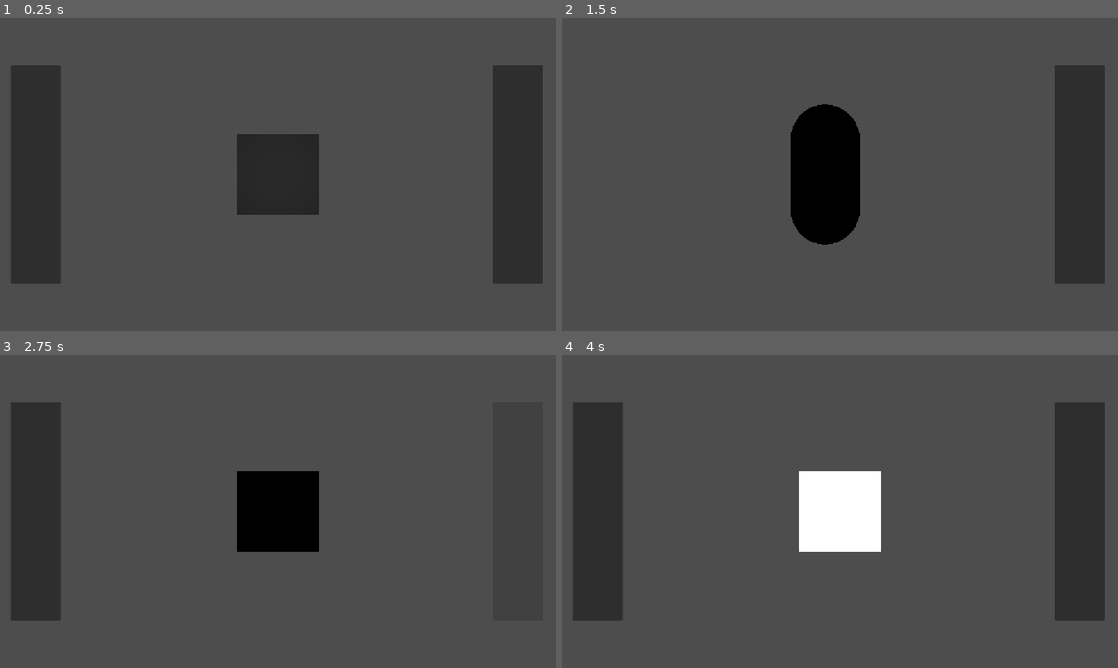
Above: before the commit, frames 1-4 (two rows, left to right).
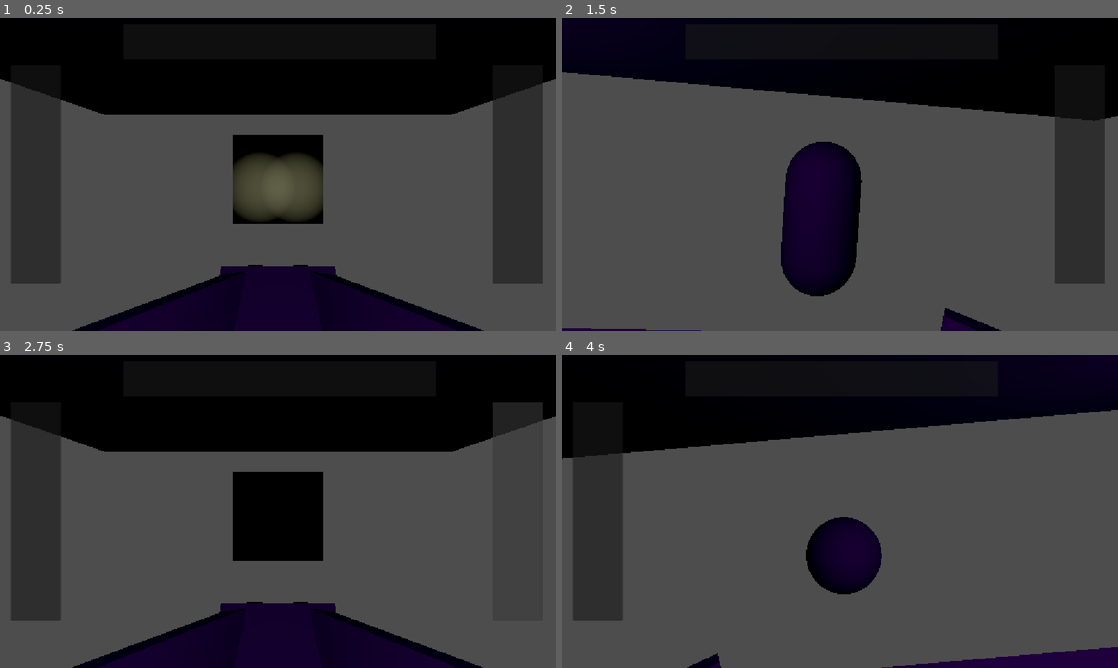
Above: after the commit, the same moments.

Repository: T3RRAT/Tether
Game: Godot game, scene res://Scenes/game.tscn
Same seed, same stepped clock (60 frames per second), same inputs: the game is played once before the commit and once after it. Sound files missing from this copy of the repository are replaced by a short silence.
Inputs (mouse positions are in pixels of both pictures, inside the frame that each line leads up to):
- Up to frame 1 (0.25 s): no input
- Up to frame 2 (1.5 s): click (840, 43) at 0.52 s; click (595, 174) at 1.25 s
- Up to frame 3 (2.75 s): click (517, 511) at 2 s
- Up to frame 4 (4 s): tap Enter (ui_accept) at 2.75, 3.02, 3.32, 3.77, 3.8 s; move the mouse to (962, 495) at 2.77 s; hold D (Go Right, bound only after the commit) 2.78-3.53 s; hold \ (Check) 2.78-3.53 s; click (962, 495) at 2.92 s; tap W (Flip Computer, bound only after the commit) at 3.05, 3.6 s; move the mouse to (728, 527) at 3.52 s; hold S (Go Backwards, bound only after the commit) from 3.53 s (still down); click (728, 527) at 3.67 s

The runs differ from the first frame. In frame 1, 41% of the frame differs, in the area x 0-100%, y 0-100%; in frame 2, 33%; in frame 3, 39%; in frame 4, 38%.

Commit message:
Power System Groundwork
Polished camera a bit, added input events, backwards camera. temp lights and ship. groundwork for power system

Diff:
--- a/Scenes/game.tscn
+++ b/Scenes/game.tscn
@@ -2,31 +2,97 @@
 
 [ext_resource type="Script" uid="uid://c0ai2ccmfn65p" path="res://Scripts/game.gd" id="1_ebmjs"]
 [ext_resource type="AudioStream" uid="uid://3j7r724r0f5" path="res://flash-beacon.mp3" id="2_qxrlw"]
+[ext_resource type="Script" uid="uid://b56q2vd6u7y1w" path="res://Scripts/ideas.gd" id="2_wrm1d"]
 
 [sub_resource type="CapsuleMesh" id="CapsuleMesh_g4v7s"]
+rings = 6
 
 [sub_resource type="BoxMesh" id="BoxMesh_g4v7s"]
+size = Vector3(10, 10, 10)
 
 [sub_resource type="SphereMesh" id="SphereMesh_g4v7s"]
 
 [sub_resource type="PrismMesh" id="PrismMesh_g4v7s"]
+size = Vector3(0.275, 0.275, 20)
+
+[sub_resource type="Environment" id="Environment_g4v7s"]
+background_mode = 2
+background_energy_multiplier = 0.0
+fog_light_energy = 0.01
+fog_density = 0.0
+fog_height_density = 0.5
+volumetric_fog_density = 0.5
+volumetric_fog_emission_energy = 0.1
+volumetric_fog_length = 10.0
+adjustment_enabled = true
+
+[sub_resource type="CapsuleMesh" id="CapsuleMesh_qxrlw"]
+radius = 1.0
+height = 4.0
+
+[sub_resource type="BoxMesh" id="BoxMesh_57qmd"]
+size = Vector3(2, 0.179, 2.973)
+
+[sub_resource type="BoxMesh" id="BoxMesh_yf5fn"]
+size = Vector3(1, 0.25878906, 0.8154297)
+
+[sub_resource type="BoxMesh" id="BoxMesh_d0u6y"]
+size = Vector3(2, 0.137, 3.904)
+
+[sub_resource type="BoxMesh" id="BoxMesh_qxrlw"]
+size = Vector3(2, 3.414, 0.109)
+
+[sub_resource type="BoxMesh" id="BoxMesh_3gngh"]
+size = Vector3(0.16796875, 1, 2.4892578)
+
+[sub_resource type="BoxMesh" id="BoxMesh_fcnqv"]
+size = Vector3(0.168, 1, 1.763)
 
 [node name="Game" type="Node3D" unique_id=314259388]
 script = ExtResource("1_ebmjs")
 
-[node name="Capsule" type="MeshInstance3D" parent="." unique_id=479209511]
+[node name="Player Timers" type="Node" parent="." unique_id=1981865248]
+
+[node name="Cam Move Timer" type="Timer" parent="Player Timers" unique_id=252281486]
+unique_name_in_owner = true
+wait_time = 0.3
+
+[node name="Power Timer" type="Timer" parent="Player Timers" unique_id=1243482138]
+unique_name_in_owner = true
+
+[node name="Node3D" type="Node3D" parent="." unique_id=212646375]
+script = ExtResource("2_wrm1d")
+
+[node name="Capsule" type="MeshInstance3D" parent="Node3D" unique_id=479209511]
 transform = Transform3D(1, 0, 0, 0, 1, 0, 0, 0, 1, -3, 0, 0)
 mesh = SubResource("CapsuleMesh_g4v7s")
 
-[node name="Cube" type="MeshInstance3D" parent="." unique_id=1666532331]
-transform = Transform3D(1, 0, 0, 0, 1, 0, 0, 0, 1, 0, 0, -3)
+[node name="Cube" type="MeshInstance3D" parent="Node3D" unique_id=1666532331]
+transform = Transform3D(1, 0, 0, 0, 1, 0, 0, 0, 1, 0, 0, -30)
 mesh = SubResource("BoxMesh_g4v7s")
 
-[node name="Sphere" type="MeshInstance3D" parent="." unique_id=317362868]
+[node name="Sphere" type="MeshInstance3D" parent="Node3D" unique_id=317362868]
 transform = Transform3D(1, 0, 0, 0, 1, 0, 0, 0, 1, 3, 0, 0)
 mesh = SubResource("SphereMesh_g4v7s")
 
+[node name="Prism" type="MeshInstance3D" parent="Node3D" unique_id=451739118]
+transform = Transform3D(1, 0, 0, 0, 1, 0, 0, 0, 1, 0, 0, 11.976712)
+mesh = SubResource("PrismMesh_g4v7s")
+
+[node name="Player" type="MeshInstance3D" parent="." unique_id=1867483037]
+mesh = SubResource("CapsuleMesh_g4v7s")
+
+[node name="Flash Sound" type="AudioStreamPlayer3D" parent="Player" unique_id=826372398]
+transform = Transform3D(1, 0, 0, 0, 1, 0, 0, 0, 1, 0, -0.6191205, -2.337995)
+stream = ExtResource("2_qxrlw")
+
+[node name="AudioListener3D" type="AudioListener3D" parent="Player" unique_id=1179562327]
+current = true
+
 [node name="Player Camera" type="Camera3D" parent="." unique_id=952425825]
+transform = Transform3D(1, 0, 0, 0, 1, 0, 0, 0, 1, 0, 0.5785307, 0)
+current = true
+fov = 70.0
 
 [node name="2D Overlay" type="Node2D" parent="." unique_id=1101883087]
 
@@ -51,29 +117,89 @@
 scale = Vector2(0.7, 0.7)
 pivot_offset = Vector2(74, 324)
 
-[node name="Player" type="MeshInstance3D" parent="." unique_id=1867483037]
-mesh = SubResource("CapsuleMesh_g4v7s")
-
-[node name="Flash Sound" type="AudioStreamPlayer3D" parent="Player" unique_id=826372398]
-stream = ExtResource("2_qxrlw")
-
-[node name="Cam Move Timer" type="Timer" parent="." unique_id=252281486]
-wait_time = 0.3
-
-[node name="FlashLight" type="SpotLight3D" parent="." unique_id=1914040452]
-unique_name_in_owner = true
+[node name="Button" type="Button" parent="2D Overlay/Control" unique_id=1433246067]
+layout_mode = 0
+offset_left = 256.0
+offset_top = 12.0
+offset_right = 904.0
+offset_bottom = 86.0
+
+[node name="FlashLightLeft" type="SpotLight3D" parent="." unique_id=1914040452]
+unique_name_in_owner = true
+transform = Transform3D(0.9975641, 0, 0.06975647, 0, 1, 0, -0.06975647, 0, 0.9975641, -0.4, -0.869, -2.165)
+light_color = Color(1, 1, 0.7647059, 1)
+light_energy = 30.0
+light_volumetric_fog_energy = 4.0
+distance_fade_begin = 100.0
+spot_range = 50.0
+spot_angle = 10.0
+
+[node name="FlashLightRight" type="SpotLight3D" parent="." unique_id=1755514085]
+unique_name_in_owner = true
+transform = Transform3D(0.9975641, 0, -0.06975647, 0, 1, 0, 0.06975647, 0, 0.9975641, 0.4, -0.869, -2.165)
+light_color = Color(1, 1, 0.7647059, 1)
+light_energy = 30.0
+light_volumetric_fog_energy = 2.0
+distance_fade_begin = 100.0
+spot_range = 50.0
+spot_angle = 10.0
 
 [node name="Enemy Timers" type="Node" parent="." unique_id=1836175048]
 
 [node name="Monster Timer" type="Timer" parent="Enemy Timers" unique_id=673639333]
 wait_time = 5.0
 
-[node name="Prism" type="MeshInstance3D" parent="." unique_id=451739118]
-transform = Transform3D(1, 0, 0, 0, 1, 0, 0, 0, 1, 0, 0, 3)
-mesh = SubResource("PrismMesh_g4v7s")
-
+[node name="Monster Kill" type="Timer" parent="Enemy Timers" unique_id=636602924]
+
+[node name="WorldEnvironment" type="WorldEnvironment" parent="." unique_id=2073344733]
+environment = SubResource("Environment_g4v7s")
+
+[node name="Ship" type="Node3D" parent="." unique_id=2125485946]
+
+[node name="Ship Base" type="MeshInstance3D" parent="Ship" unique_id=558333249]
+transform = Transform3D(1.9106855e-15, 4.371139e-08, 1, 1, -4.371139e-08, 0, 4.371139e-08, 1, -4.371139e-08, 0, 0, 0)
+mesh = SubResource("CapsuleMesh_qxrlw")
+
+[node name="Floor" type="MeshInstance3D" parent="Ship" unique_id=1172067452]
+transform = Transform3D(1, 0, 0, 0, 1, 0, 0, 0, 1, 0, -0.9762977, 0)
+mesh = SubResource("BoxMesh_57qmd")
+
+[node name="Front" type="MeshInstance3D" parent="Ship" unique_id=2031032388]
+transform = Transform3D(1, 0, 0, 0, 0.5977168, -0.8017073, 0, 0.8017073, 0.5977168, 0, -0.62641954, -1.8166745)
+mesh = SubResource("BoxMesh_yf5fn")
+
+[node name="Top" type="MeshInstance3D" parent="Ship" unique_id=969456207]
+transform = Transform3D(1, 0, 0, 0, 1, 0, 0, 0, 1, 0, 0.99139625, 0.6630764)
+mesh = SubResource("BoxMesh_d0u6y")
+
+[node name="Back" type="MeshInstance3D" parent="Ship" unique_id=2089417692]
+transform = Transform3D(1, 0, 0, 0, 0.88184327, -0.47154263, 0, 0.47154263, 0.88184327, 0, 0, 2.005402)
+mesh = SubResource("BoxMesh_qxrlw")
+
+[node name="SideLeftBot" type="MeshInstance3D" parent="Ship" unique_id=1867844303]
+transform = Transform3D(1, 0, 0, 0, 1, 0, 0, 0, 1, 1, -0.6928464, 0.50388837)
+mesh = SubResource("BoxMesh_3gngh")
+
+[node name="SideRightBot" type="MeshInstance3D" parent="Ship" unique_id=1146516863]
+transform = Transform3D(1, 0, 0, 0, 1, 0, 0, 0, 1, -1, -0.693, 0.504)
+mesh = SubResource("BoxMesh_3gngh")
+
+[node name="SideLeftFront" type="MeshInstance3D" parent="Ship" unique_id=667747749]
+transform = Transform3D(0.8425355, 0.13236767, 0.52212346, -0.21968195, 0.96949565, 0.10870982, -0.49180672, -0.20629297, 0.84591335, 0.6116071, -0.69, -1.3261946)
+mesh = SubResource("BoxMesh_fcnqv")
+
+[node name="SideRightFront" type="MeshInstance3D" parent="Ship" unique_id=134746246]
+transform = Transform3D(0.8422409, -0.1331556, -0.5223982, 0.22025265, 0.9694455, 0.107999355, 0.49205595, -0.20602103, 0.8458347, -0.612, -0.69, -1.326)
+mesh = SubResource("BoxMesh_fcnqv")
+
+[node name="OmniLight3D" type="OmniLight3D" parent="Ship" unique_id=348939154]
+transform = Transform3D(1, 0, 0, 0, 1, 0, 0, 0, 1, 0, 0.8673491, 0.94401395)
+light_color = Color(0.36862746, 0, 0.62352943, 1)
+
+[connection signal="timeout" from="Player Timers/Cam Move Timer" to="." method="_on_cam_move_timer_timeout"]
+[connection signal="timeout" from="Player Timers/Power Timer" to="." method="_on_power_timer_timeout"]
+[connection signal="finished" from="Player/Flash Sound" to="." method="_on_flash_sound_finished"]
 [connection signal="mouse_entered" from="2D Overlay/Control/Left Button" to="." method="_on_left_button_mouse_entered"]
 [connection signal="mouse_entered" from="2D Overlay/Control/Right Button" to="." method="_on_right_button_mouse_entered"]
-[connection signal="finished" from="Player/Flash Sound" to="." method="_on_flash_sound_finished"]
-[connection signal="timeout" from="Cam Move Timer" to="." method="_on_cam_move_timer_timeout"]
 [connection signal="timeout" from="Enemy Timers/Monster Timer" to="." method="_on_monster_timer_timeout"]
+[connection signal="timeout" from="Enemy Timers/Monster Kill" to="." method="_on_monster_kill_timeout"]
--- /dev/null
+++ b/Scenes/game_intro.tscn
@@ -0,0 +1,23 @@
+[gd_scene format=3 uid="uid://dqpspv836y0o"]
+
+[sub_resource type="Environment" id="Environment_3ng5y"]
+background_mode = 2
+background_energy_multiplier = 0.0
+fog_enabled = true
+fog_height_density = 0.5
+volumetric_fog_density = 1.0
+
+[sub_resource type="CapsuleMesh" id="CapsuleMesh_g4v7s"]
+radius = 1.0
+height = 4.0
+
+[node name="Game Intro" type="Node3D" unique_id=1913137340]
+
+[node name="WorldEnvironment" type="WorldEnvironment" parent="." unique_id=1549840369]
+environment = SubResource("Environment_3ng5y")
+
+[node name="Ship" type="MeshInstance3D" parent="." unique_id=1102549348]
+transform = Transform3D(1.9106855e-15, 4.371139e-08, 1, 1, -4.371139e-08, 0, 4.371139e-08, 1, -4.371139e-08, 0, 0, 0)
+mesh = SubResource("CapsuleMesh_g4v7s")
+
+[node name="Player Camera" type="Camera3D" parent="." unique_id=1724165877]
--- /dev/null
+++ b/Scenes/game_over_normal.tscn
@@ -0,0 +1,42 @@
+[gd_scene format=3 uid="uid://b4bxjqrg1gp1x"]
+
+[sub_resource type="PlaneMesh" id="PlaneMesh_g4v7s"]
+size = Vector2(50, 50)
+
+[sub_resource type="Environment" id="Environment_g4v7s"]
+background_energy_multiplier = 0.54
+volumetric_fog_enabled = true
+volumetric_fog_density = 0.483
+volumetric_fog_gi_inject = 0.0
+volumetric_fog_anisotropy = -0.9
+
+[sub_resource type="SphereMesh" id="SphereMesh_g4v7s"]
+radius = 0.2
+height = 0.4
+
+[node name="Game Over Normal" type="Node3D" unique_id=1127787569]
+
+[node name="CanvasLayer" type="CanvasLayer" parent="." unique_id=2067670582]
+
+[node name="RichTextLabel" type="RichTextLabel" parent="CanvasLayer" unique_id=949408286]
+offset_right = 967.0
+offset_bottom = 382.0
+theme_override_font_sizes/normal_font_size = 64
+text = "Operative Status: Deceased
+Time of Death: 0:00
+Cause: Bleeding
+
+"
+
+[node name="Floor" type="MeshInstance3D" parent="." unique_id=37814140]
+mesh = SubResource("PlaneMesh_g4v7s")
+
+[node name="WorldEnvironment" type="WorldEnvironment" parent="." unique_id=1443124679]
+environment = SubResource("Environment_g4v7s")
+
+[node name="Camera3D" type="Camera3D" parent="." unique_id=1853663593]
+transform = Transform3D(0.90579295, -0.08821164, 0.4144368, 0.096927546, 0.9952915, 3.5477354e-09, -0.4124854, 0.040170338, 0.9100781, 0.13635695, 0.3890562, 0.9650284)
+
+[node name="Skull" type="MeshInstance3D" parent="." unique_id=1481142630]
+transform = Transform3D(1, 0, 0, 0, 1, 0, 0, 0, 1, -0.51524764, 0.17112476, 0)
+mesh = SubResource("SphereMesh_g4v7s")
--- a/Scenes/monster.tscn
+++ b/Scenes/monster.tscn
@@ -1,3 +1,14 @@
 [gd_scene format=3 uid="uid://c6xdf2q1e7la5"]
 
+[sub_resource type="SphereShape3D" id="SphereShape3D_d0u6y"]
+
+[sub_resource type="TextMesh" id="TextMesh_57qmd"]
+text = "Monster"
+
 [node name="Monster" type="CharacterBody3D" unique_id=52509860]
+
+[node name="Killzone" type="CollisionShape3D" parent="." unique_id=1354167405]
+shape = SubResource("SphereShape3D_d0u6y")
+
+[node name="Monster Mesh" type="MeshInstance3D" parent="." unique_id=548511948]
+mesh = SubResource("TextMesh_57qmd")
--- /dev/null
+++ b/Scenes/title_screen.tscn
@@ -0,0 +1,46 @@
+[gd_scene format=3 uid="uid://chggar40wg145"]
+
+[ext_resource type="FontFile" uid="uid://dpkc5p4heusbr" path="res://Assets/augiepixel.ttf" id="1_klylv"]
+
+[sub_resource type="Environment" id="Environment_p3fck"]
+background_mode = 2
+background_energy_multiplier = 0.0
+fog_enabled = true
+fog_height_density = 0.5
+volumetric_fog_density = 1.0
+
+[sub_resource type="Theme" id="Theme_g4v7s"]
+default_base_scale = 2.0
+default_font = ExtResource("1_klylv")
+
+[node name="Title Screen" type="Node3D" unique_id=1861249948]
+
+[node name="WorldEnvironment" type="WorldEnvironment" parent="." unique_id=1019443076]
+environment = SubResource("Environment_p3fck")
+
+[node name="2D Overlay" type="Node2D" parent="." unique_id=2021004530]
+
+[node name="CanvasLayer" type="CanvasLayer" parent="2D Overlay" unique_id=1021477104]
+
+[node name="Play Button" type="TextureButton" parent="2D Overlay/CanvasLayer" unique_id=78656321]
+offset_right = 40.0
+offset_bottom = 40.0
+theme = SubResource("Theme_g4v7s")
+
+[node name="Button" type="Button" parent="2D Overlay/CanvasLayer" unique_id=1441553469]
+offset_left = 840.0
+offset_top = 406.0
+offset_right = 962.0
+offset_bottom = 476.0
+theme_override_fonts/font = ExtResource("1_klylv")
+theme_override_font_sizes/font_size = 64
+text = "Play"
+
+[node name="Label" type="Label" parent="2D Overlay/CanvasLayer" unique_id=2039814493]
+offset_left = 662.0
+offset_top = 183.0
+offset_right = 1026.0
+offset_bottom = 307.0
+theme_override_fonts/font = ExtResource("1_klylv")
+theme_override_font_sizes/font_size = 128
+text = "Tether"
--- a/Scripts/game.gd
+++ b/Scripts/game.gd
@@ -6,15 +6,35 @@
 var flashing = false
 var monsterActive = false
 
-var points = 0
+var tut = false
+
+var powerDrain = 1
+var powerDrainSpeed = 5
+var flashPowerDrain = 10
+
+var samplesCollected = 0
+
+var systemsPower = 100
+var collectionPower = 100
+var tetherPower = 100
+var reservePower = 100
+
 var camLocation = 0
-var monsterAI = 20
+var shipPosition = 0
+var computerState = -1
+var inCutscene = false
+var inUserInterface = false
+
+var session = 0
+var monsterAI = 0
 var monsterAggroAmount = 0
 
 @onready var cam = $"Player Camera"
-@onready var light = %FlashLight
+@onready var lightRight = %FlashLightRight
+@onready var lightLeft = %FlashLightLeft
 @onready var player = $Player
-@onready var camMoveTimer = $"Cam Move Timer"
+@onready var camMoveTimer = %"Cam Move Timer"
+@onready var powerDrainTimer = %"Power Timer"
 @onready var flashSound = $"Player/Flash Sound"
 
 @onready var buttonLeft = $"2D Overlay/Control/Left Button"
@@ -22,22 +42,35 @@
 
 # Called when the node enters the scene tree for the first time.
 func _ready() -> void:
+	powerDrainTimer.start(powerDrainSpeed)
 	pass # Replace with function body.
 
 
 # Called every frame. 'delta' is the elapsed time since the previous frame.
 func _process(delta: float) -> void:
 
+	# Camera Locations
 	if camLocation == 1:
 		farRight = true
-		player.rotation_degrees = Vector3(0, -90, 0)
+		playerRotationSetter(1)
+		#player.rotation_degrees = Vector3(0, -90, 0)
+		#relocateShip(1)
 	if camLocation == -1:
 		farLeft = true
-		player.rotation_degrees = Vector3(0, 90, 0)
+		playerRotationSetter(-1)
+		#player.rotation_degrees = Vector3(0, 90, 0)
+		#relocateShip(-1)
 	if camLocation == 0:
 		farLeft = false
 		farRight = false
-		player.rotation_degrees = Vector3(0, 0, 0)
+		playerRotationSetter(0)
+		#player.rotation_degrees = Vector3(0, 0, 0)
+		#relocateShip(0)
+	if camLocation == 2: # Location 2 refers to back of ship
+		farLeft = true
+		farRight = true
+		playerRotationSetter(2)
+		pass
 
 
 	# Handle Camera Buttons
@@ -51,27 +84,76 @@
 
 	# Handling Player Camera
 	cam.rotation.y = lerp_angle(cam.rotation.y, player.rotation.y, 0.2)
-
-	if Input.get_action_strength("Check"):
-		print(player.rotation.y)
-		print("^ = player rotation")
-		print("below is cam rotation")
-		print(cam.rotation.y)
-		print(camLocation)
+	cam.rotation.z = lerp(cam.rotation.z, player.rotation.z, 0.1)
+
+	# Debug Command
+	if Input.is_action_just_pressed("Check"):
+		#print(player.rotation.y)
+		#print("^ = player rotation")
+		#print("below is cam rotation")
+		#print(cam.rotation.y)
+		print("Cam location = %d" % camLocation)
+
+
+	# Handle Power
+
+
+
+
 
 	# Handling Flashing Mechanic and Inputs
 	if Input.get_action_strength("ui_accept") && flashing == false && camLocation == 0:
-		light.light_energy = 40
-		flashing = true
-		flashSound.play(0.38)
-		checkMonster()
+		if inCutscene == false && inUserInterface == false:
+			systemsPower = systemsPower - flashPowerDrain
+			lightLeft.light_energy = 40
+			lightRight.light_energy = 40
+			flashing = true
+			flashSound.play(0.38) # Number is here to make sure flash sound isnt delayed
+			checkMonster()
 	else:
-		light.light_energy = lerp(light.light_energy, 0.0, delta * 6)
+		lightLeft.light_energy = lerp(lightLeft.light_energy, 0.0, delta * 6)
+		lightRight.light_energy = lerp(lightRight.light_energy, 0.0, delta * 6)
+
+	if Input.is_action_just_pressed("Go Left"):
+		if inCutscene == false:
+			if inUserInterface:
+				pass
+			elif farLeft == false:
+				camLocation -= 1
+
+	if Input.is_action_just_pressed("Go Right"):
+		if inCutscene == false:
+			if inUserInterface:
+				pass
+			elif farRight == false:
+				camLocation += 1
+
+	if Input.is_action_just_pressed("Go Backwards"):
+		if camLocation == 0:
+			camLocation = 2
+		elif camLocation == 2:
+			camLocation = 0
+		# Location 2 refers to back of ship
+
+
+	if Input.is_action_just_pressed("Flip Computer"):
+		computerState = computerState * 1
+
+
+
+	# Computer Functionality
+	if computerState == 1:
+
+		pass
+
+
+
 	pass
 
 # Custom Functions
 func monsterAttack():
 	print("monster attacks")
+
 	pass
 
 func checkMonster():
@@ -79,6 +161,21 @@
 		print("its a monsta!")
 		pass
 
+func relocateShip(position):
+	player.rotation.z = 1.2 * (shipPosition - position)
+	shipPosition = position
+	pass
+
+func playerRotationSetter(location):
+	if location == 1:
+		player.rotation_degrees = Vector3(0, -90, -5)
+	elif location == -1:
+		player.rotation_degrees = Vector3(0, 90, 5)
+	elif location == 2:
+		player.rotation_degrees = Vector3(0, 180, 0)
+	else:
+		player.rotation_degrees = Vector3(0, 0, shipPosition * location)
+
 
 
 
@@ -88,7 +185,6 @@
 
 func _on_left_button_mouse_entered() -> void:
 	if (buttonInteract == false):
-		print("mouse entered Left Body")
 		#player.rotate(Vector3.UP, player.rotation.y + 90)
 		#player.rotation.y = angle_difference(player.rotation.y, player.rotation.y + 90)
 		buttonInteract = true
@@ -99,7 +195,6 @@
 
 func _on_right_button_mouse_entered() -> void:
 	if (buttonInteract == false):
-		print("mouse entered Right Body")
 		#player.rotation.y = angle_difference(player.rotation.y, player.rotation.y - 90)
 		#player.rotate(Vector3.DOWN, player.rotation.y - 90)
 		buttonInteract = true
@@ -120,6 +215,24 @@
 
 func _on_monster_timer_timeout() -> void:
 	monsterAggroAmount += randi_range(1, monsterAI)
-	if monsterAggroAmount > 5:
+	if monsterAggroAmount > 20:
 		monsterAttack()
 	pass # Replace with function body.
+
+
+func _on_monster_kill_timeout() -> void:
+	get_tree().change_scene_to_file("res://Scenes/game_over_normal.tscn")
+	pass # Replace with function body.
+
+
+func _on_power_timer_timeout() -> void:
+	if collectionPower > 0:
+		samplesCollected += 1
+	collectionPower = collectionPower - powerDrain
+
+
+	powerDrainTimer.start(powerDrainSpeed)
+	print("Collection Power: %d" % collectionPower)
+	print("Systems Power: %d" % systemsPower)
+
+	pass # Replace with function body.
--- /dev/null
+++ b/Scripts/ideas.gd
@@ -0,0 +1,16 @@
+extends Node3D
+
+
+# Called when the node enters the scene tree for the first time.
+func _ready() -> void:
+	pass # Replace with function body.
+
+
+# Called every frame. 'delta' is the elapsed time since the previous frame.
+func _process(delta: float) -> void:
+	pass
+
+
+# I want flashing to be a mechanic like deadseat but is that a good idea?. I mean its just copying but this time flashing only deals with a single monster is that how i want to do things?
+# cuz like. hmm. i had the idea of rotating the vechal but that seems like, cheap and i feel like it would be frusterating to play
+# perhaps I should go for.
--- a/project.godot
+++ b/project.godot
@@ -31,6 +31,26 @@
 "events": [Object(InputEventKey,"resource_local_to_scene":false,"resource_name":"","device":-1,"window_id":0,"alt_press …(191 unchanged characters)…
 ]
 }
+"Go Left"={
+"deadzone": 0.2,
+"events": [Object(InputEventKey,"resource_local_to_scene":false,"resource_name":"","device":-1,"window_id":0,"alt_pressed":false,"shift_pressed":false,"ctrl_pressed":false,"meta_pressed":false,"pressed":false,"keycode":0,"physical_keycode":65,"key_label":0,"unicode":97,"location":0,"echo":false,"script":null)
+]
+}
+"Go Right"={
+"deadzone": 0.2,
+"events": [Object(InputEventKey,"resource_local_to_scene":false,"resource_name":"","device":-1,"window_id":0,"alt_pressed":false,"shift_pressed":false,"ctrl_pressed":false,"meta_pressed":false,"pressed":false,"keycode":0,"physical_keycode":68,"key_label":0,"unicode":100,"location":0,"echo":false,"script":null)
+]
+}
+"Flip Computer"={
+"deadzone": 0.2,
+"events": [Object(InputEventKey,"resource_local_to_scene":false,"resource_name":"","device":-1,"window_id":0,"alt_pressed":false,"shift_pressed":false,"ctrl_pressed":false,"meta_pressed":false,"pressed":false,"keycode":0,"physical_keycode":87,"key_label":0,"unicode":119,"location":0,"echo":false,"script":null)
+]
+}
+"Go Backwards"={
+"deadzone": 0.2,
+"events": [Object(InputEventKey,"resource_local_to_scene":false,"resource_name":"","device":-1,"window_id":0,"alt_pressed":false,"shift_pressed":false,"ctrl_pressed":false,"meta_pressed":false,"pressed":false,"keycode":0,"physical_keycode":83,"key_label":0,"unicode":115,"location":0,"echo":false,"script":null)
+]
+}
 
 [physics]
 
Binary file added: Assets/augiepixel.ttf
Not shown, added: Assets/augiepixel.ttf.import
Not shown, added: Scripts/ideas.gd.uid
